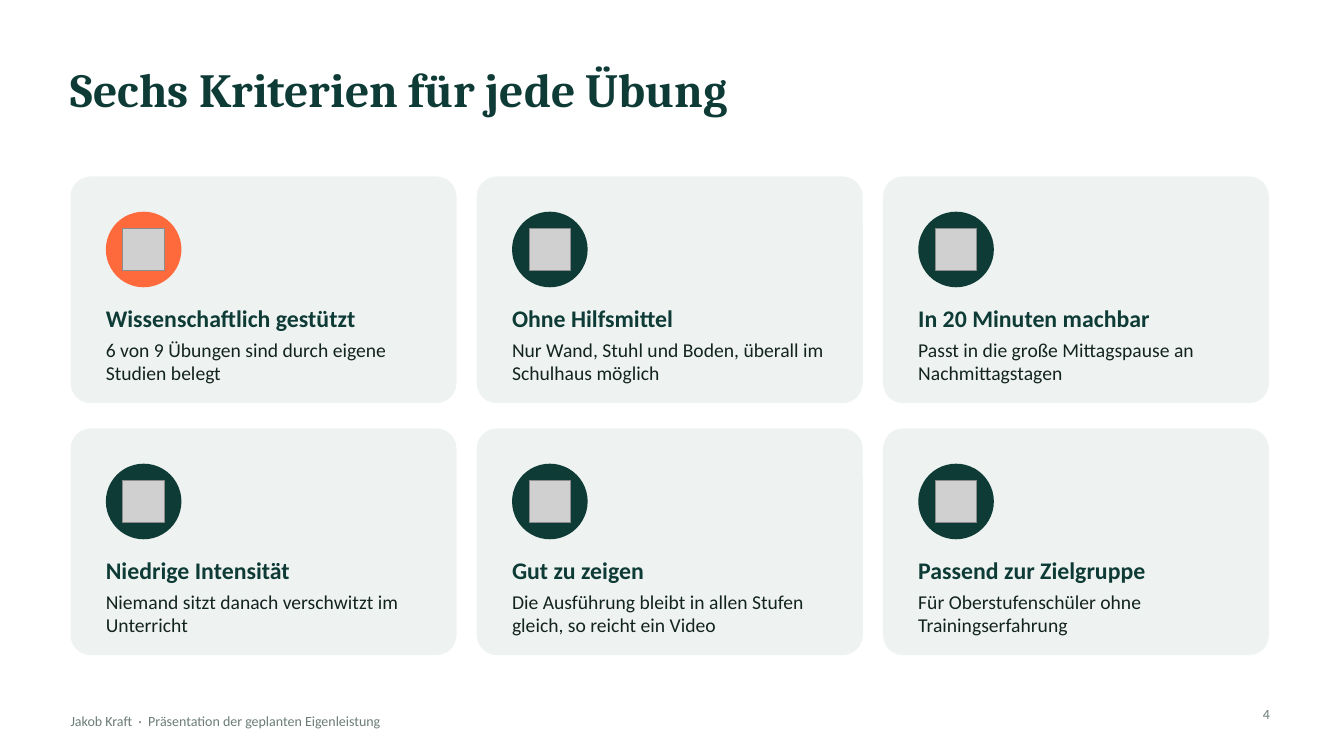
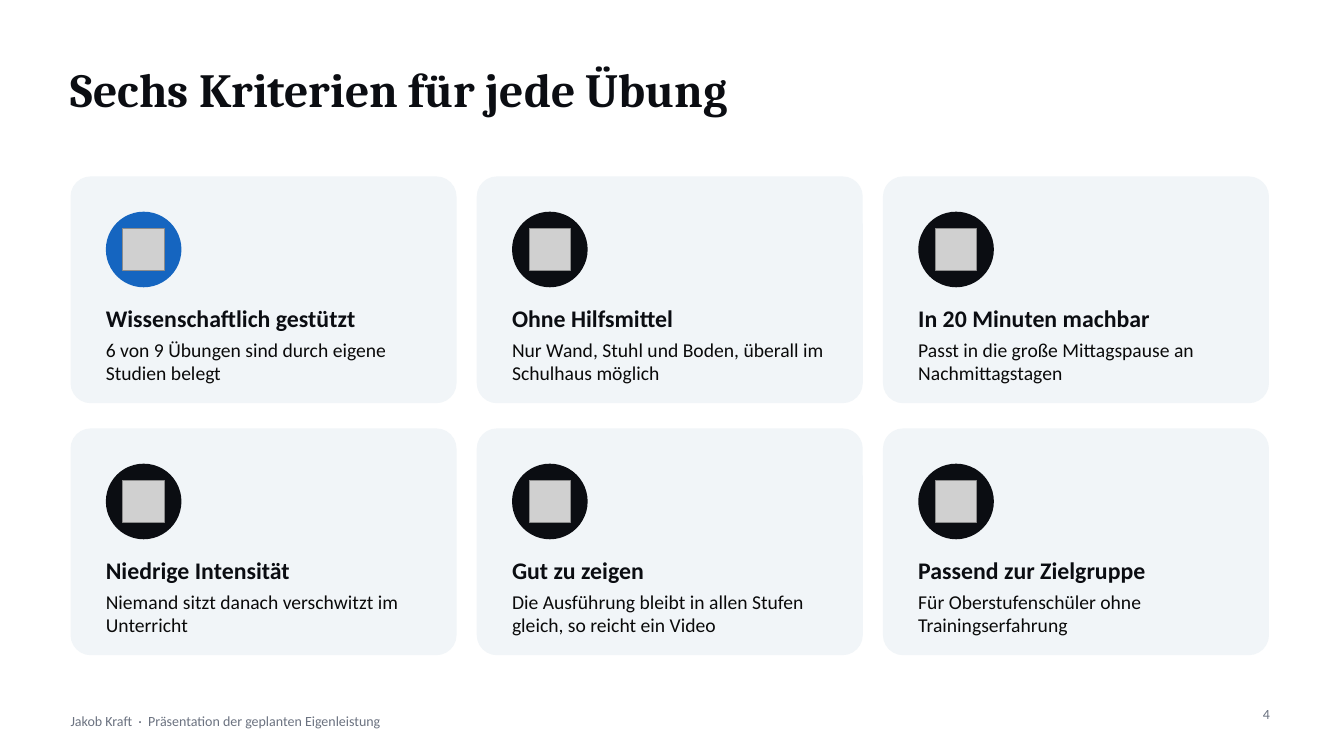
Before and after one commit to jakomimo-del/frontend-system-design, a slide deck: slide 4 of Seminararbeit/Eigenleistung_Praesentation.pptx. Drawn at 1344x756 pixels with LibreOffice and Linux fonts; fonts in the diff are those of the drawing; grey boxes stand for pictures. Boxes give left, top, right and bottom in pixels: in the first picture for what was removed or moved away, otherwise in the second. Text is boxed around its words. In the diff, an @@ line names an element or a change of style, - is before the commit and + after.

```diff
--- a/Seminararbeit/Eigenleistung_Praesentation.pptx
+++ b/Seminararbeit/Eigenleistung_Praesentation.pptx
@@ ellipse at (106, 212, 181, 287): fill #FF6A3D to #1565C0 @@
@@ fill #EEF3F1 to #F1F5F8 in 6 elements at (71, 176, 457, 403), (477, 176, 863, 403), (883, 176, 1269, 403), (71, 429, 457, 655), (477, 429, 863, 655), (883, 429, 1269, 655) @@
@@ fill #0E3B36 to #0B0D12 in 5 elements at (512, 212, 588, 287), (919, 212, 994, 287), (106, 464, 181, 539), (512, 464, 588, 539), (919, 464, 994, 539) @@
@@ text colour #0E3B36 to #0B0D12 in 7 elements at (71, 66, 728, 117), (106, 310, 355, 331), (512, 310, 673, 327), (918, 310, 1150, 327), (106, 562, 290, 583), (512, 562, 644, 583), (918, 562, 1145, 583) @@
@@ text colour #13231F to #0A0A0A in 6 elements at (106, 341, 386, 384), (512, 343, 823, 384), (918, 343, 1194, 384), (106, 595, 398, 632), (512, 595, 803, 636), (918, 595, 1141, 636) @@
```
Also in this commit, not shown: 8 other slides changed.
